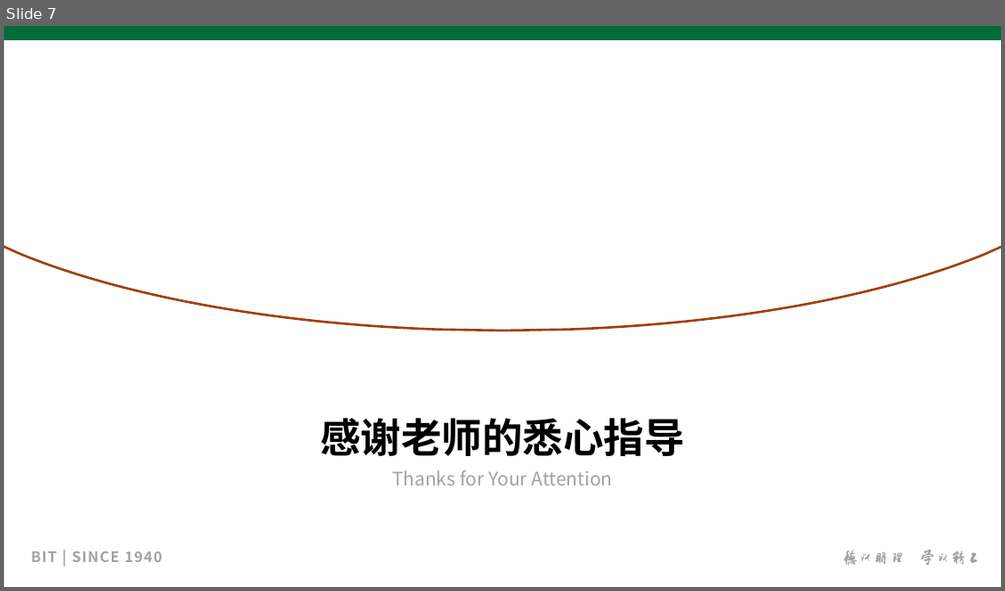
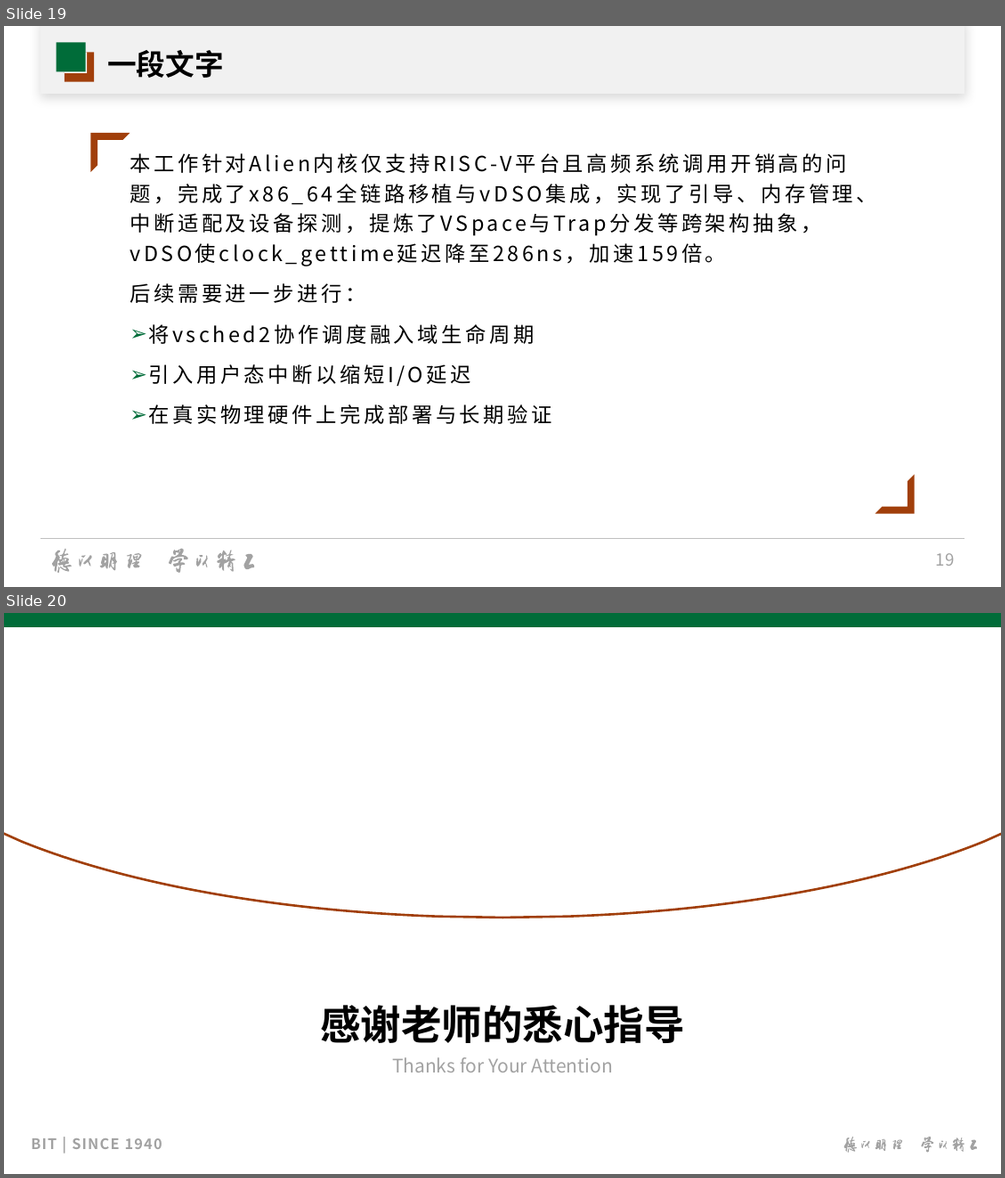
Before and after one commit to hhhjjjcc112/AsyncAlien, a slide deck: docs/graduation/论文/论文答辩/论文答辩.pptx. Shown one above the other, each under a label of ours: slide 7 before the commit, slides 19 and 20 after it. The pictures are 1005x591 and 1005x1178 pixels, drawn with LibreOffice and Linux fonts; fonts in the diff are those of the drawing; background and template pictures are left out. Boxes give left, top, right and bottom in pixels: in the first picture for what was removed or moved away, otherwise in the second. Text is boxed around its words. In the diff, an @@ line names an element or a change of style, - is before the commit and + after.

Commit message:
ppt大致完成

```diff
--- a/docs/graduation/论文/论文答辩/论文答辩.pptx
+++ b/docs/graduation/论文/论文答辩/论文答辩.pptx
@@ slide 19 added at box(4, 26, 1001, 587), background #FFFFFF @@
@@ rectangle added at box(40, 26, 964, 94), fill #FFFFFF @@
@@ rectangle added at box(40, 26, 964, 94), fill #A2A2A2 at 15% opacity @@
@@ rectangle added at box(57, 42, 86, 71), fill #006C39 @@
@@ rectangle added at box(65, 52, 94, 81), fill #A13F0B @@
@@ rectangle added at box(65, 52, 87, 73), fill #FFFFFF @@
@@ title added at box(107, 50, 224, 78), 28 pt, text #000000, bold @@
+一段文字
@@ half frame added at box(90, 133, 130, 173), fill #A13F0B @@
@@ text added at box(129, 153, 877, 424), 20 pt, text #000000 @@
+本工作针对Alien内核仅支持RISC-V平台且高频系统调用开销高的问题，完成了x86_64全链路移植与vDSO集成，实现了引导、内存管理、中断适配及设备探测，提炼了VSpace与Trap分发等跨架构抽象，vDSO使clock_gettime延迟降至286ns，加速159倍。
+后续需要进一步进行：
+➢ 将vsched2协作调度融入域生命周期
+➢ 引入用户态中断以缩短I/O延迟
+➢ 在真实物理硬件上完成部署与长期验证
@@ half frame added at box(875, 474, 914, 514), fill #A13F0B @@
@@ line added from (40, 539) to (965, 539), #BFBFBF 0.5 pt @@
@@ group added at box(52, 548, 255, 572): 16 freeform shapes @@
@@ page number added at box(936, 553, 955, 565), 16 pt, text #A2A2A2 @@
+19
@@ what was slide 7 is now slide 20 @@
```
Also in this commit, not shown: 6 slides changed, 12 other slides added, 58 slides removed, 4 other files.
